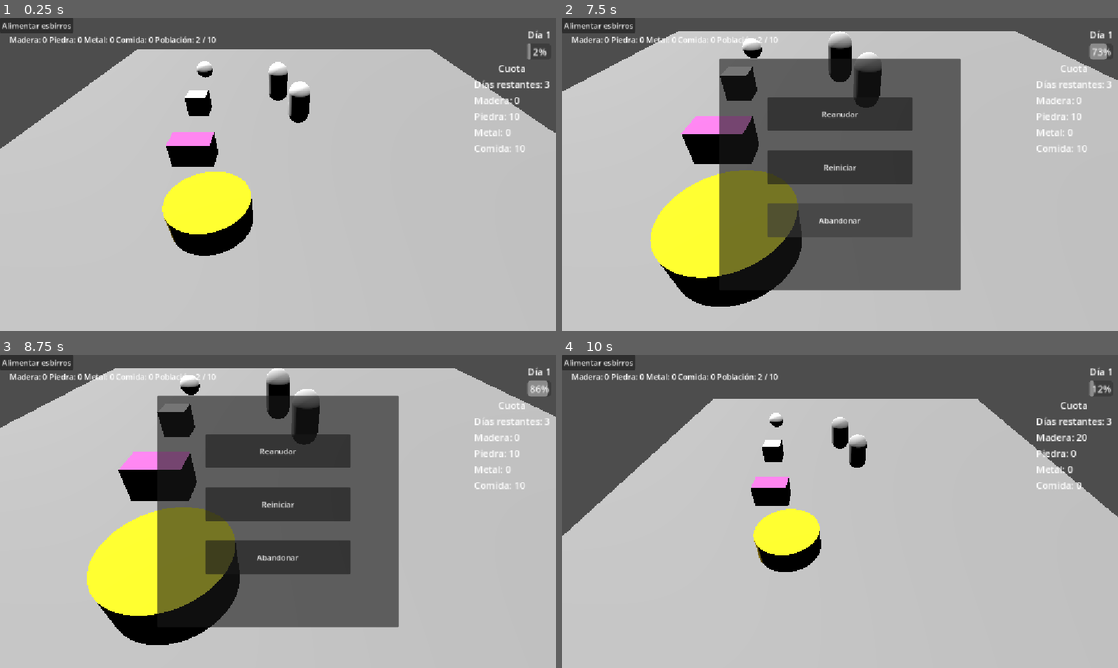
Above: before the commit, frames 1-4 (two rows, left to right).
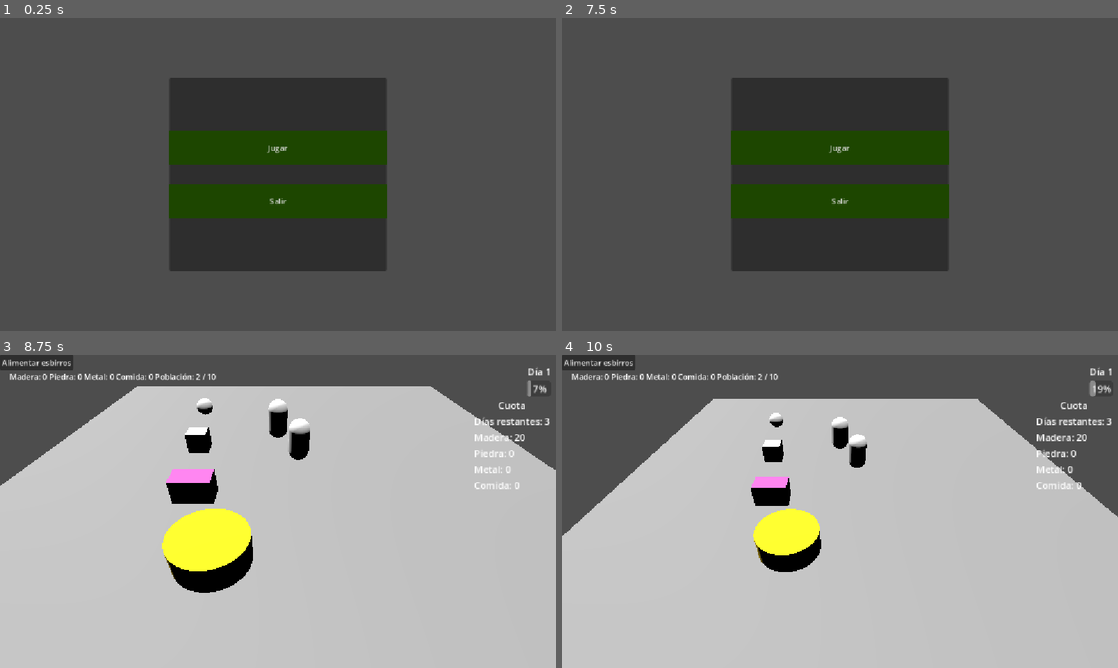
Above: after the commit, the same moments.

Repository: GonzaloDP/Proto-team-2
Game: Godot game, scene res://Escenas/Main_Menu.tscn
Same seed, same stepped clock (60 frames per second), same inputs: the game is played once before the commit and once after it. Before the commit the project starts from res://Escenas/Level.tscn.
Inputs (mouse positions are in pixels of both pictures, inside the frame that each line leads up to):
- Up to frame 1 (0.25 s): no input
- Up to frame 2 (7.5 s): click (840, 149) at 0.5 s, where only the run after the commit has a clickable "Jugar"; click "Alimentar esbirros" at 1.25 s; click "Alimentar esbirros" at 2 s; click "Alimentar esbirros" at 2.75 s; tap Enter at 3.5, 6.5 s; move the mouse to (962, 158) at 3.52 s; tap S (CamAbajo) at 3.6 s; click (962, 158) at 3.67 s; move the mouse to (728, 190) at 4.27 s; tap W (CamArriba) at 4.35 s; click (728, 190) at 4.42 s; move the mouse to (895, 105) at 5.02 s; tap D (CamDer) at 5.1 s; click (895, 105) at 5.17 s; tap Space at 5.75 s; move the mouse to (812, 237) at 5.77 s; tap A (CamIzq) at 5.85 s; click (812, 237) at 5.92 s; move the mouse to (1006, 221) at 6.52 s; tap Mouse wheel up (camara_zoom_in) at 6.6 s; click (1006, 221) at 6.67 s; tap Escape (ui_cancel) at 7.15 s; click "Abandonar" at 7.25 s
- Up to frame 3 (8.75 s): click (278, 486) at 8 s, where only the run after the commit has a clickable "Jugar"
- Up to frame 4 (10 s): click (840, 505) at 8.75 s, where only the run before the commit has a clickable "Reiniciar"; tap Space at 9.5 s; move the mouse to (673, 464) at 9.52 s; tap Mouse wheel down (camara_zoom_out) at 9.6 s; click (673, 464) at 9.67 s

The runs differ from the first frame. In frame 1, 84% of the frame differs, in the area x 0-100%, y 0-100%; in frame 2, 84%; in frame 3, 46%; in frame 4, 0.2%.

Commit message:
Menu principal

Diff:
--- /dev/null
+++ b/proto-team-2/Escenas/Main_Menu.tscn
@@ -0,0 +1,62 @@
+[gd_scene format=3 uid="uid://d05w17gtf1lnj"]
+
+[ext_resource type="Script" uid="uid://1gm2mnki8lui" path="res://Scripts/main_menu.gd" id="1_5ckub"]
+
+[sub_resource type="StyleBoxFlat" id="StyleBoxFlat_5ckub"]
+bg_color = Color(0.11372549, 0.27450982, 0, 1)
+
+[sub_resource type="StyleBoxFlat" id="StyleBoxFlat_i8jda"]
+bg_color = Color(0.07086598, 0.1924138, 7.219613e-08, 1)
+
+[sub_resource type="StyleBoxFlat" id="StyleBoxFlat_5kxe0"]
+bg_color = Color(0.17508343, 0.39433798, 3.85046e-07, 1)
+
+[node name="MainMenu" type="Control" unique_id=1760668253]
+layout_mode = 3
+anchors_preset = 15
+anchor_right = 1.0
+anchor_bottom = 1.0
+grow_horizontal = 2
+grow_vertical = 2
+script = ExtResource("1_5ckub")
+
+[node name="CenterContainer" type="CenterContainer" parent="." unique_id=632397287]
+layout_mode = 1
+anchors_preset = 15
+anchor_right = 1.0
+anchor_bottom = 1.0
+grow_horizontal = 2
+grow_vertical = 2
+
+[node name="Panel" type="Panel" parent="CenterContainer" unique_id=1194326300]
+custom_minimum_size = Vector2(450, 400)
+layout_mode = 2
+
+[node name="VBoxContainer" type="VBoxContainer" parent="CenterContainer/Panel" unique_id=66192015]
+layout_mode = 1
+anchors_preset = 15
+anchor_right = 1.0
+anchor_bottom = 1.0
+grow_horizontal = 2
+grow_vertical = 2
+theme_override_constants/separation = 40
+alignment = 1
+
+[node name="Jugar" type="Button" parent="CenterContainer/Panel/VBoxContainer" unique_id=1142267723]
+custom_minimum_size = Vector2(300, 70)
+layout_mode = 2
+theme_override_styles/normal = SubResource("StyleBoxFlat_5ckub")
+theme_override_styles/pressed = SubResource("StyleBoxFlat_i8jda")
+theme_override_styles/hover = SubResource("StyleBoxFlat_5kxe0")
+text = "Jugar"
+
+[node name="Salir" type="Button" parent="CenterContainer/Panel/VBoxContainer" unique_id=560348384]
+custom_minimum_size = Vector2(300, 70)
+layout_mode = 2
+theme_override_styles/normal = SubResource("StyleBoxFlat_5ckub")
+theme_override_styles/pressed = SubResource("StyleBoxFlat_i8jda")
+theme_override_styles/hover = SubResource("StyleBoxFlat_5kxe0")
+text = "Salir"
+
+[connection signal="pressed" from="CenterContainer/Panel/VBoxContainer/Jugar" to="." method="_on_jugar_pressed"]
+[connection signal="pressed" from="CenterContainer/Panel/VBoxContainer/Salir" to="." method="_on_salir_pressed"]
--- /dev/null
+++ b/proto-team-2/Scripts/main_menu.gd
@@ -0,0 +1,12 @@
+extends Control
+
+
+
+
+func _on_jugar_pressed() -> void:
+	Level.restart_level()
+	get_tree().change_scene_to_file("res://Escenas/Level.tscn")
+
+
+func _on_salir_pressed() -> void:
+	get_tree().quit()
--- a/proto-team-2/Scripts/pause_menu.gd
+++ b/proto-team-2/Scripts/pause_menu.gd
@@ -37,4 +37,5 @@
 
 func _on_quit_button_pressed() -> void:
 	get_tree().paused = false
-	#Agregar acá ir a escena menu principal
+	Level.restart_level()
+	get_tree().change_scene_to_file("res://Escenas/Main_Menu.tscn")
--- a/proto-team-2/project.godot
+++ b/proto-team-2/project.godot
@@ -11,7 +11,7 @@
 [application]
 
 config/name="Proto Team 2"
-run/main_scene="uid://cixgyllywifb2"
+run/main_scene="uid://d05w17gtf1lnj"
 config/features=PackedStringArray("4.7", "Forward Plus")
 config/icon="res://icon.svg"
 
Not shown, added: proto-team-2/Scripts/main_menu.gd.uid
